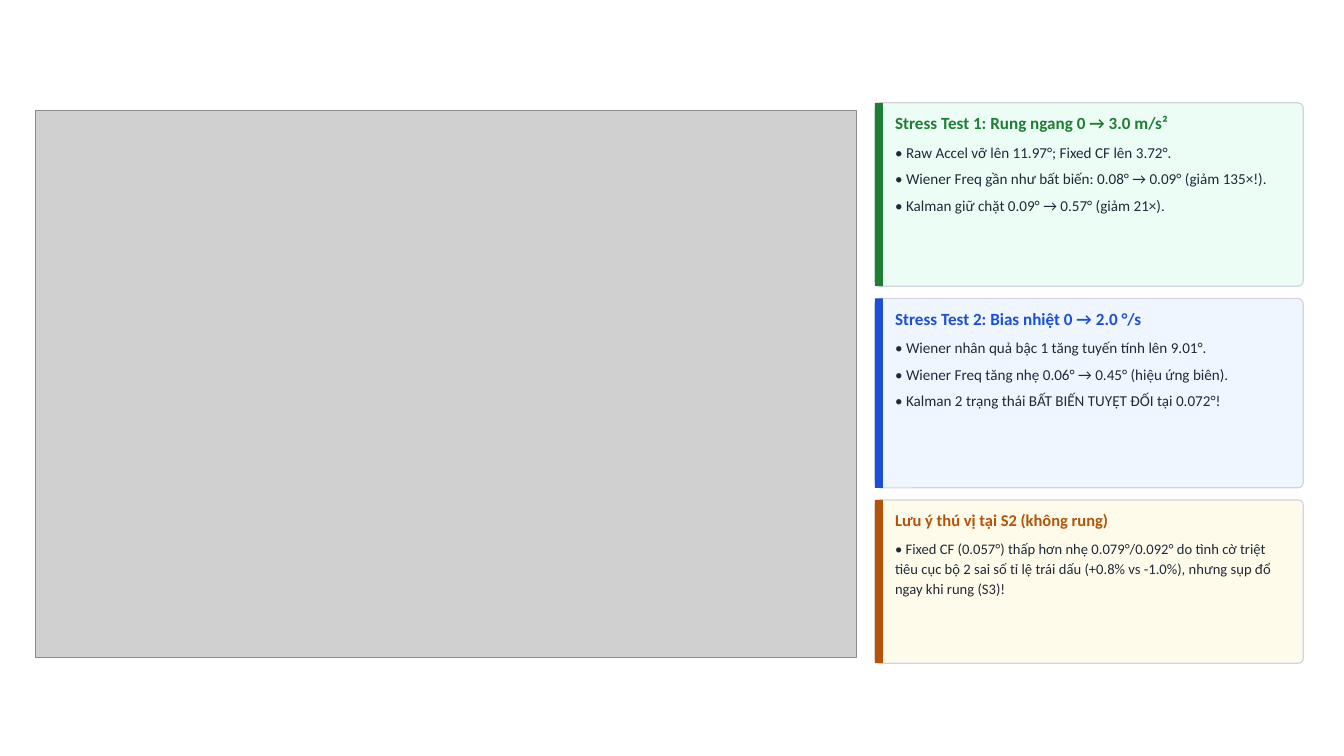
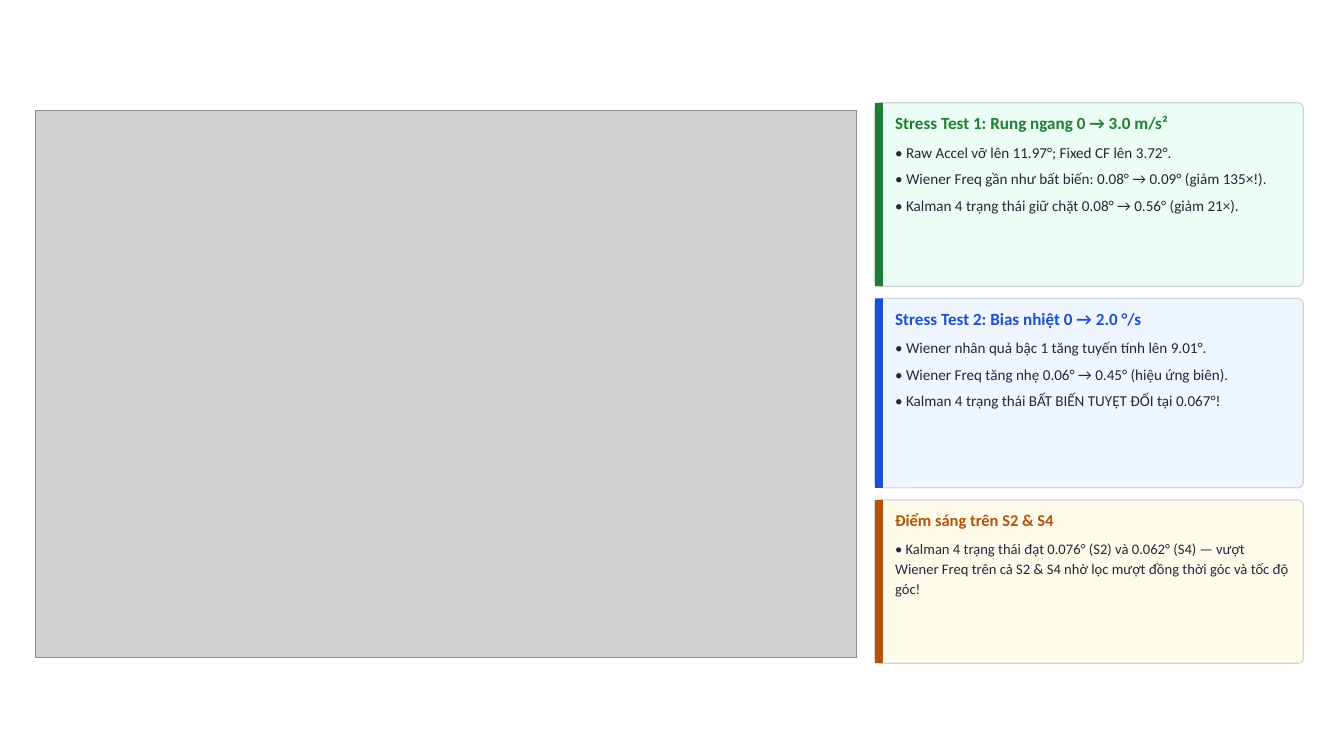
Before and after one commit to ducnguynx/mpu6050-model, a slide deck: slide 14 of outputs/slides/MPU6050_Roll_Estimation_Wiener_vs_Kalman.pptx. Drawn at 1344x756 pixels with LibreOffice and Linux fonts; fonts in the diff are those of the drawing; grey boxes stand for pictures; background and template pictures are left out. Boxes give left, top, right and bottom in pixels: in the first picture for what was removed or moved away, otherwise in the second. Text is boxed around its words. In the diff, an @@ line names an element or a change of style, - is before the commit and + after.

```diff
--- a/outputs/slides/MPU6050_Roll_Estimation_Wiener_vs_Kalman.pptx
+++ b/outputs/slides/MPU6050_Roll_Estimation_Wiener_vs_Kalman.pptx
@@ text at (906, 200, 1239, 214): text changed @@
-• Kalman giữ chặt 0.09° → 0.57° (giảm 21×).
+• Kalman 4 trạng thái giữ chặt 0.08° → 0.56° (giảm 21×).
@@ text at (906, 393, 1220, 409): text changed @@
-• Kalman 2 trạng thái BẤT BIẾN TUYỆT ĐỐI tại 0.072°!
+• Kalman 4 trạng thái BẤT BIẾN TUYỆT ĐỐI tại 0.067°!
@@ text at (895, 513, 1289, 597): text changed @@
-Lưu ý thú vị tại S2 (không rung)
-• Fixed CF (0.057°) thấp hơn nhẹ 0.079°/0.092° do tình cờ triệt tiêu cục bộ 2 sai số tỉ lệ trái dấu (+0.8% vs -1.0%), nhưng sụp đổ ngay khi rung (S3)!
+Điểm sáng trên S2 & S4
+• Kalman 4 trạng thái đạt 0.076° (S2) và 0.062° (S4) — vượt Wiener Freq trên cả S2 & S4 nhờ lọc mượt đồng thời góc và tốc độ góc!
```
Also in this commit, not shown: 9 other slides changed, 11 other files.
